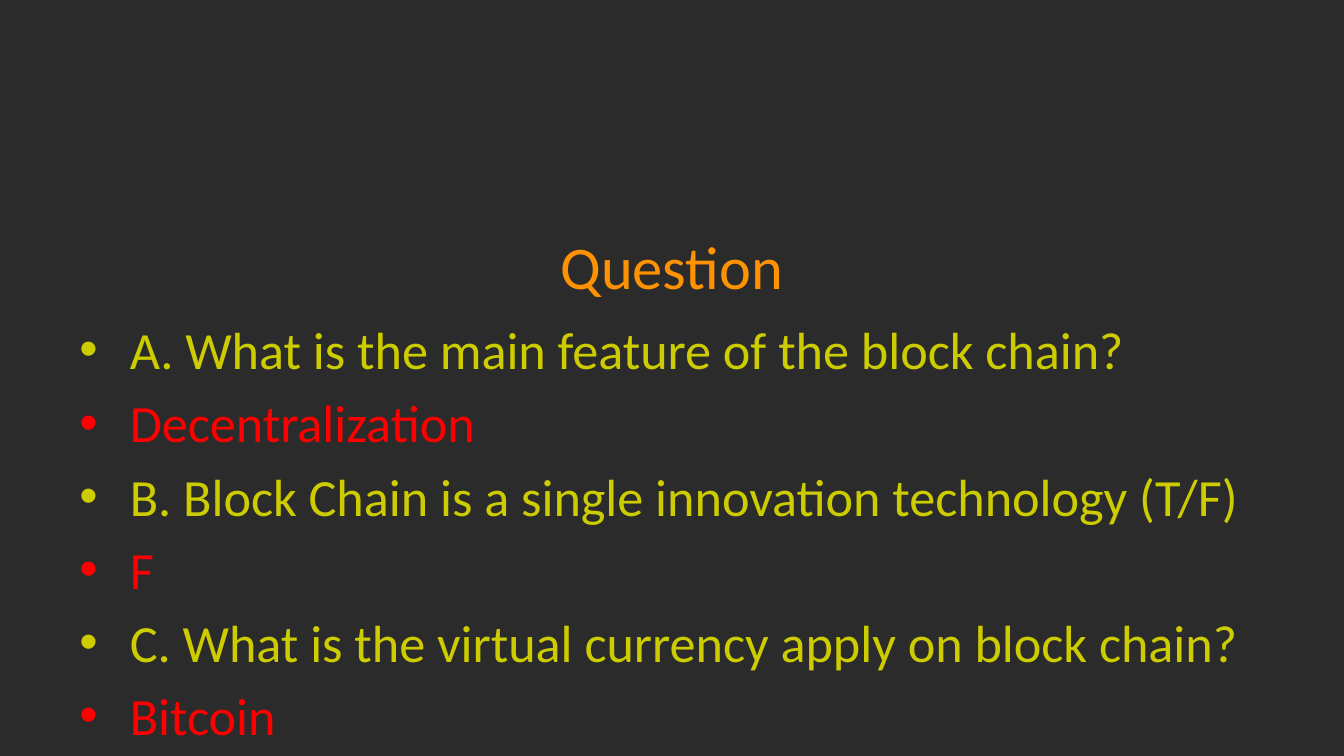
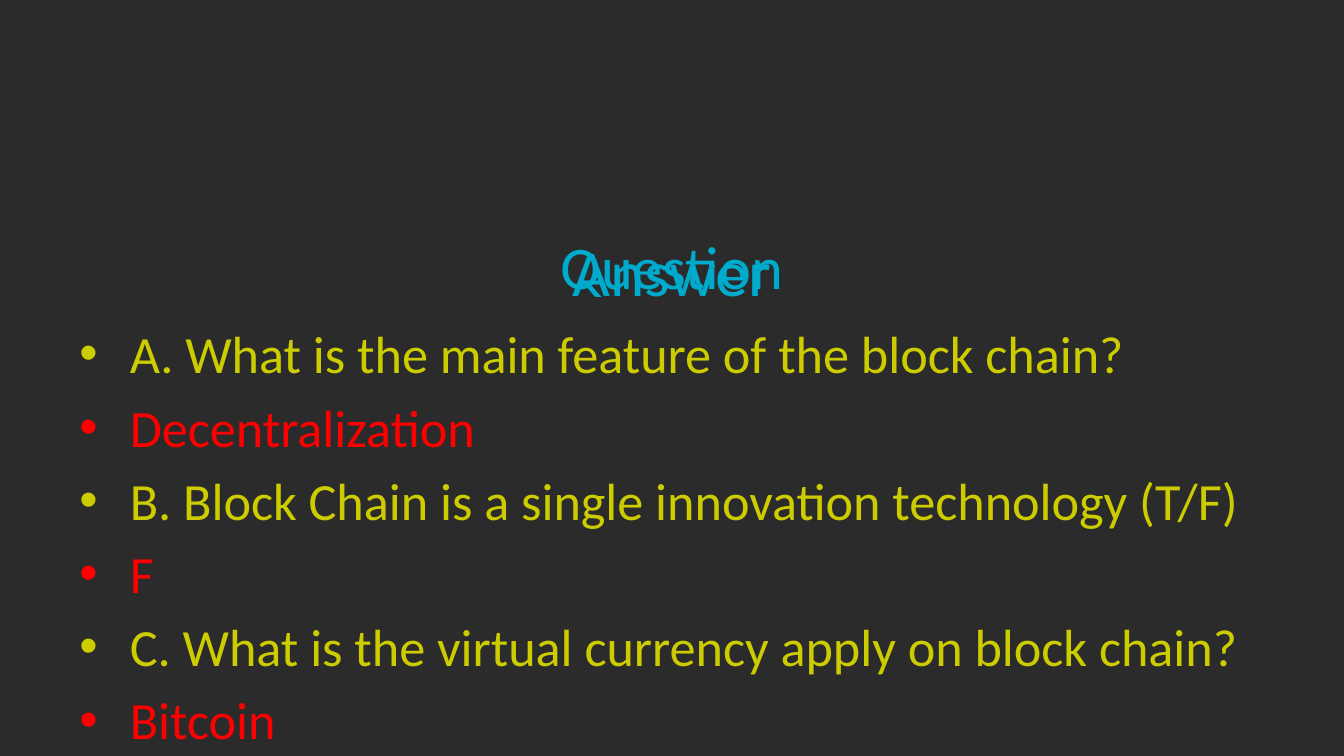
Before and after one commit to LeafLu0315/Presentation, a slide deck: slide 17 of blockchain.pptx (slide 11 before the commit). Drawn at 1344x756 pixels with LibreOffice and Linux fonts; fonts in the diff are those of the drawing; background and template pictures are left out; a plain dark background stands for a picture behind light text. Boxes give left, top, right and bottom in pixels: in the first picture for what was removed or moved away, otherwise in the second. Text is boxed around its words. In the diff, an @@ line names an element or a change of style, - is before the commit and + after.

```diff
--- a/blockchain.pptx
+++ b/blockchain.pptx
@@ title "Question" at bbox=[561, 247, 784, 297]: text colour #FE9202 to #00AACC @@
@@ text added at bbox=[572, 247, 771, 297], 35.1 pt, text #00AACC @@
+Answer
@@ text "A. What is the main ...": place and size @@
-text "A. What is the main ..." at bbox=[130, 332, 1238, 736]
+text "A. What is the main ..." at bbox=[130, 336, 1238, 740]
```
Also in this commit, not shown: 5 other slides changed, 6 slides added.
